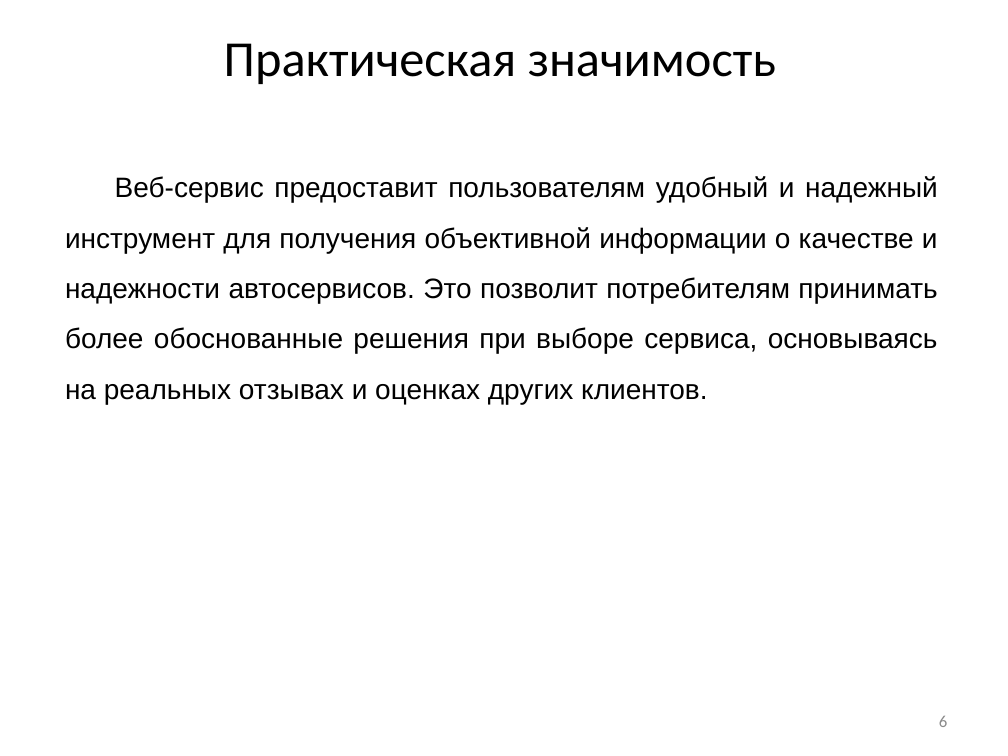
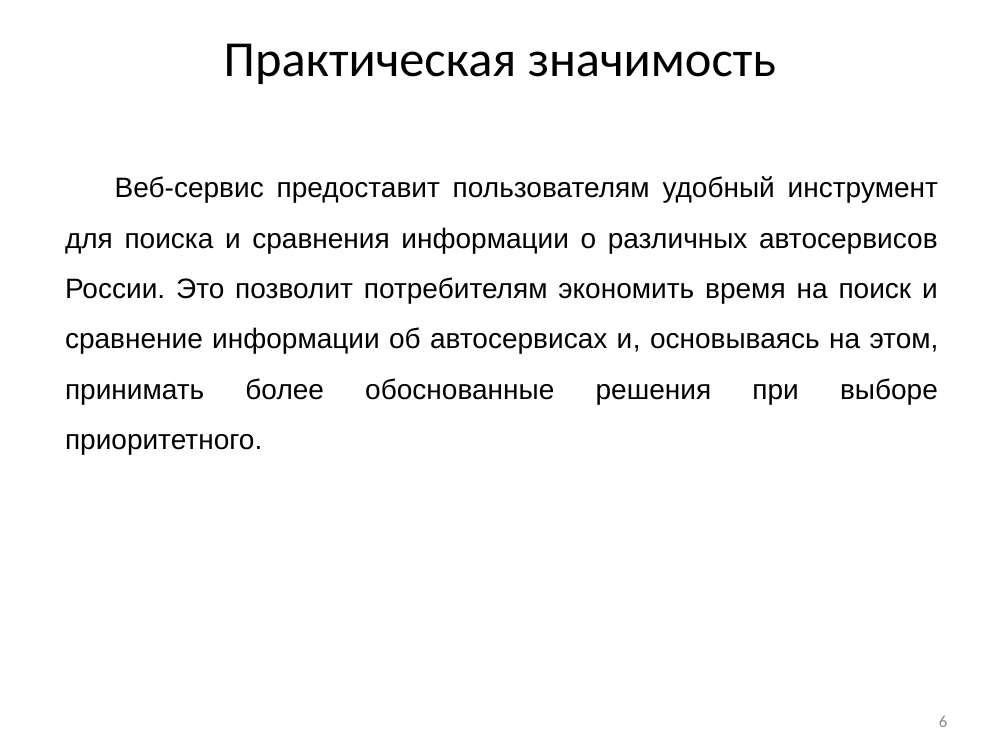
Before and after one commit to vadimgilka/-arRatingWebsite, a slide deck: slide 6 of Documentation/My documentation/Predzashita_Gailevich.pptx. Drawn at 1008x756 pixels with LibreOffice and Linux fonts; fonts in the diff are those of the drawing. Boxes give left, top, right and bottom in pixels: in the first picture for what was removed or moved away, otherwise in the second. Text is boxed around its words. In the diff, an @@ line names an element or a change of style, - is before the commit and + after.

Commit message:
edited presentation

```diff
--- a/Documentation/My documentation/Predzashita_Gailevich.pptx
+++ b/Documentation/My documentation/Predzashita_Gailevich.pptx
@@ subtitle at <box>65,176,939,454</box>: text changed @@
-Веб-сервис предоставит пользователям удобный и надежный инструмент для получения объективной информации о качестве и надежности автосервисов. Это позволит потребителям принимать более обоснованные решения при выборе сервиса, основываясь на реальных отзывах и оценках других клиентов.
+Веб-сервис предоставит пользователям удобный инструмент для поиска и сравнения информации о различных автосервисов России. Это позволит потребителям экономить время на поиск и сравнение информации об автосервисах и, основываясь на этом, принимать более обоснованные решения при выборе приоритетного.
```
Also in this commit, not shown: 3 other slides changed, 4 slides added.
